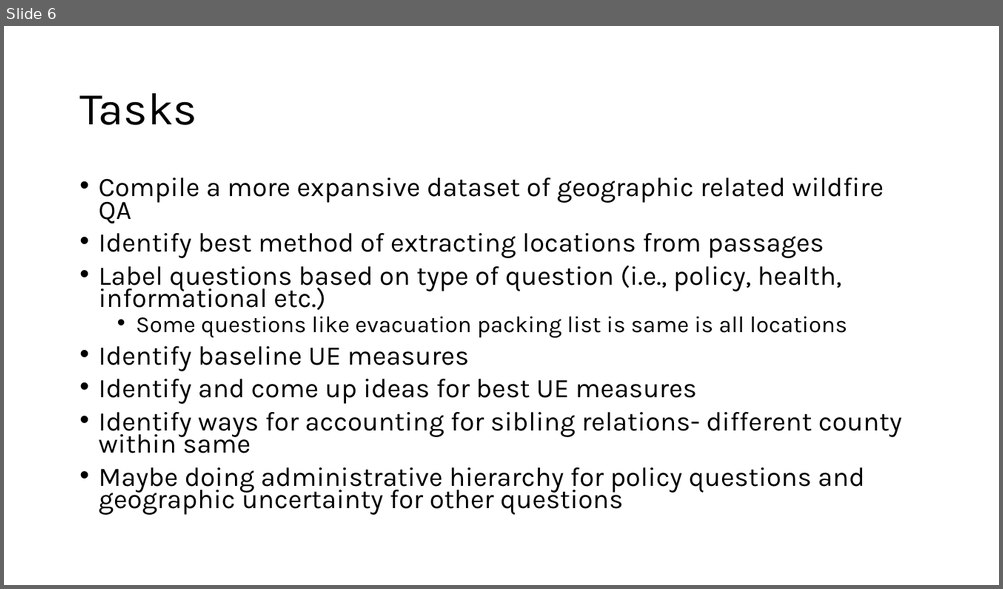
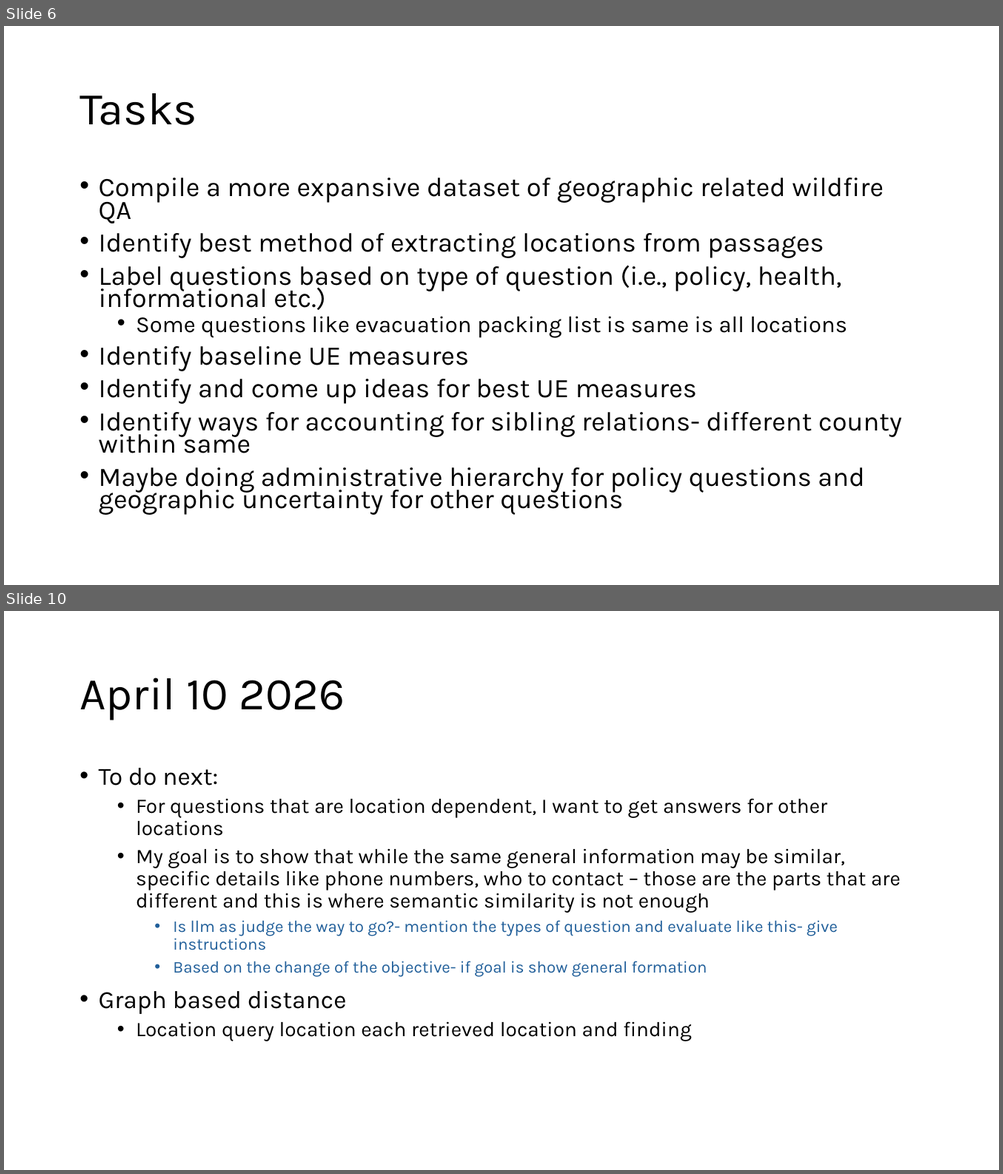
Before and after one commit to meenuravi18/wildfire_research_project, a slide deck: GeoRAG_ideas.pptx. Shown one above the other, each under a label of ours: slide 6 before the commit, slides 6 and 10 after it; the slides between them are not shown. The pictures are 1003x589 and 1003x1174 pixels, drawn with LibreOffice and Linux fonts; fonts in the diff are those of the drawing. Boxes give left, top, right and bottom in pixels: in the first picture for what was removed or moved away, otherwise in the second. Text is boxed around its words. In the diff, an @@ line names an element or a change of style, - is before the commit and + after.

```diff
--- a/GeoRAG_ideas.pptx
+++ b/GeoRAG_ideas.pptx
@@ slide 10 added at [4, 611, 999, 1170], background #FFFFFF @@
@@ title added at [79, 678, 345, 721], 44 pt, text #000000 @@
+April 10 2026
@@ text added at [99, 768, 900, 1042], 20 pt, text #000000 @@
+• To do next:
+  • For questions that are location dependent, I want to get answers for other locations
+  • My goal is to show that while the same general information may be similar, specific details like phone numbers, who to contact – those are the parts that are different and this is where semantic similarity is not enough
+    • Is llm as judge the way to go?- mention the types of question and evaluate like this- give instructions
+    • Based on the change of the objective- if goal is show general formation
+• Graph based distance
+  • Location query location each retrieved location and finding
```
Also in this commit, not shown: 24 other slides added, 1 slide removed.
